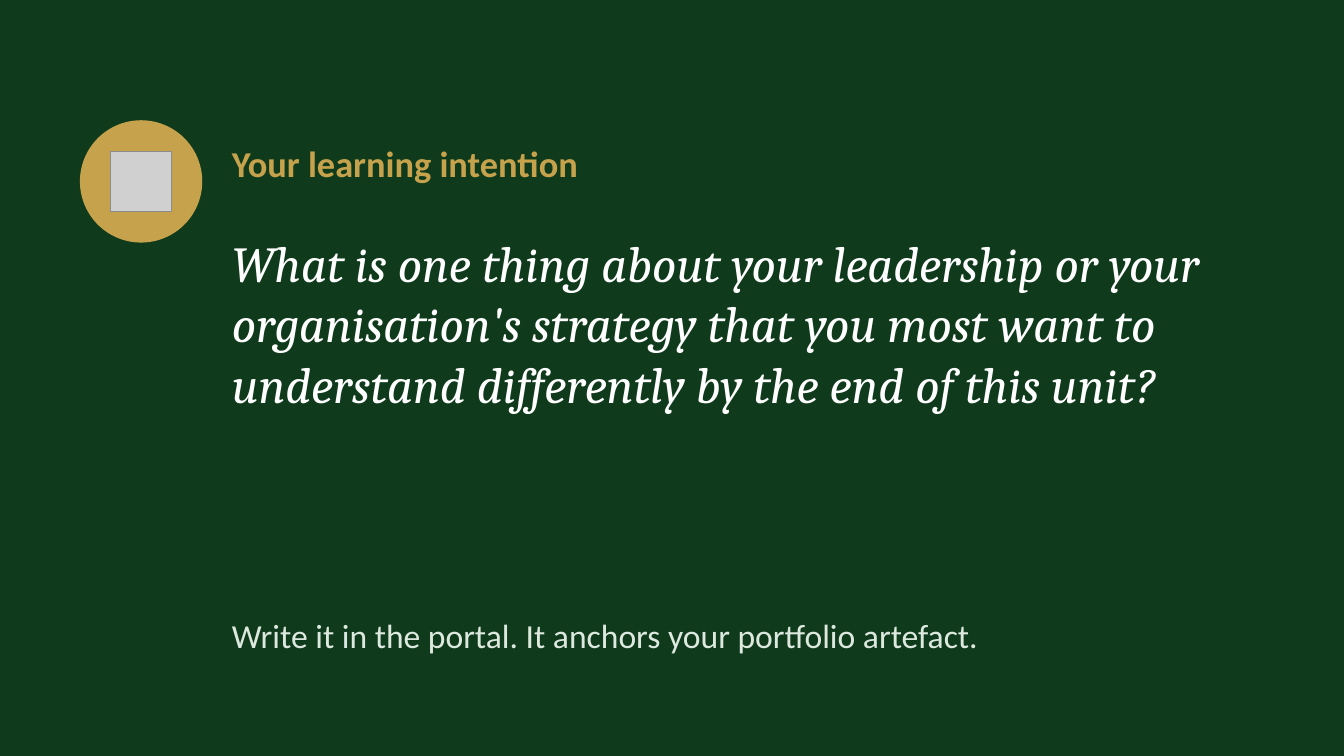
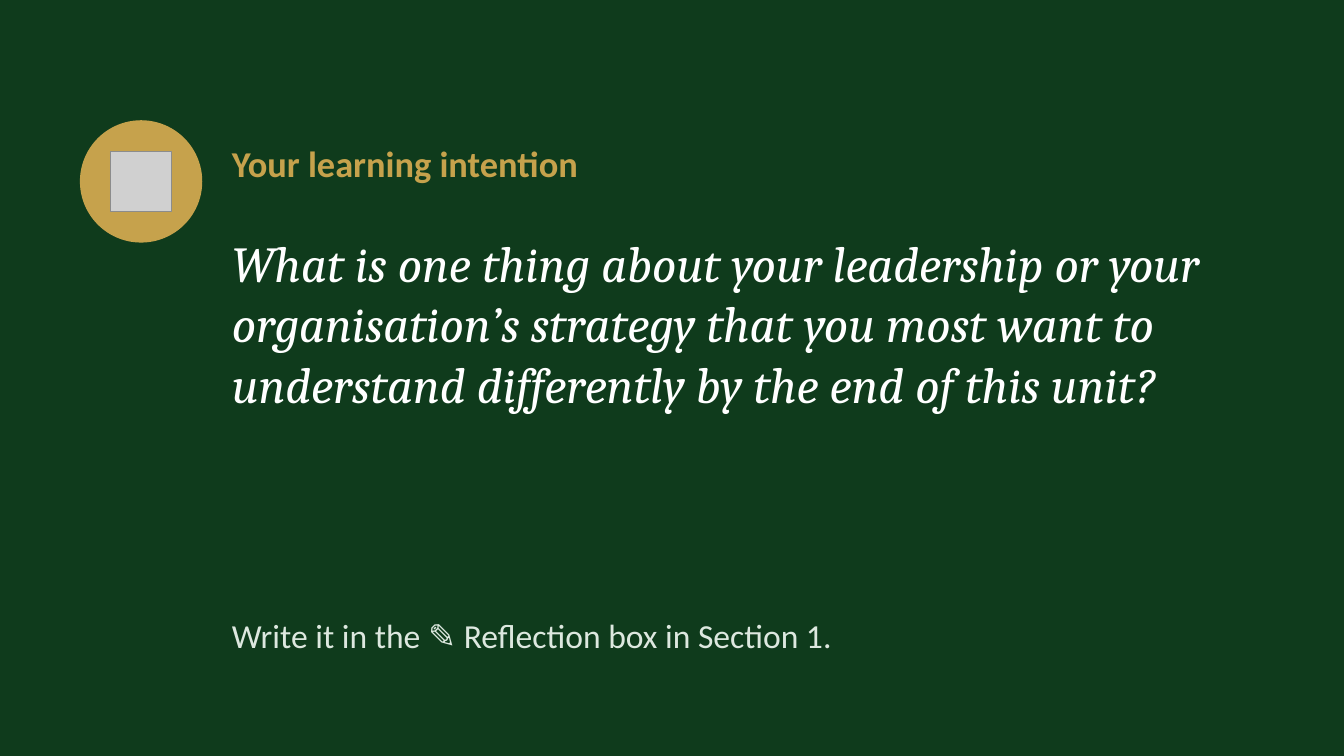
Before and after one commit to IBSL26/ibsl-platform, a slide deck: slide 6 of Unit decks/Unit 01 - Behavioural Strategy Fundamentals.pptx. Drawn at 1344x756 pixels with LibreOffice and Linux fonts; fonts in the diff are those of the drawing; grey boxes stand for pictures. Boxes give left, top, right and bottom in pixels: in the first picture for what was removed or moved away, otherwise in the second. Text is boxed around its words. In the diff, an @@ line names an element or a change of style, - is before the commit and + after.

```diff
--- a/Unit decks/Unit 01 - Behavioural Strategy Fundamentals.pptx
+++ b/Unit decks/Unit 01 - Behavioural Strategy Fundamentals.pptx
@@ text at box(232, 247, 1199, 414): text changed @@
-What is one thing about your leadership or your organisation's strategy that you most want to understand differently by the end of this unit?
+What is one thing about your leadership or your organisation’s strategy that you most want to understand differently by the end of this unit?
@@ text at box(232, 624, 831, 649): text changed @@
-Write it in the portal. It anchors your portfolio artefact.
+Write it in the ✎ Reflection box in Section 1.
```
Also in this commit, not shown: 29 other slides changed, 5 slides added, 4 other files.
